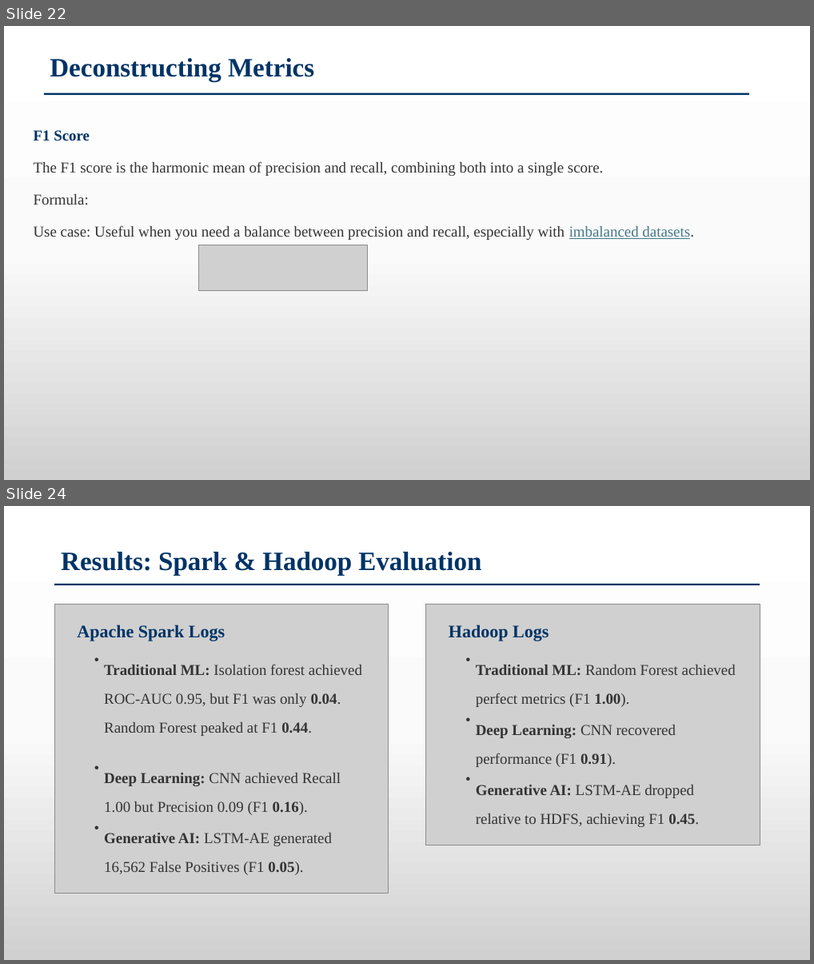
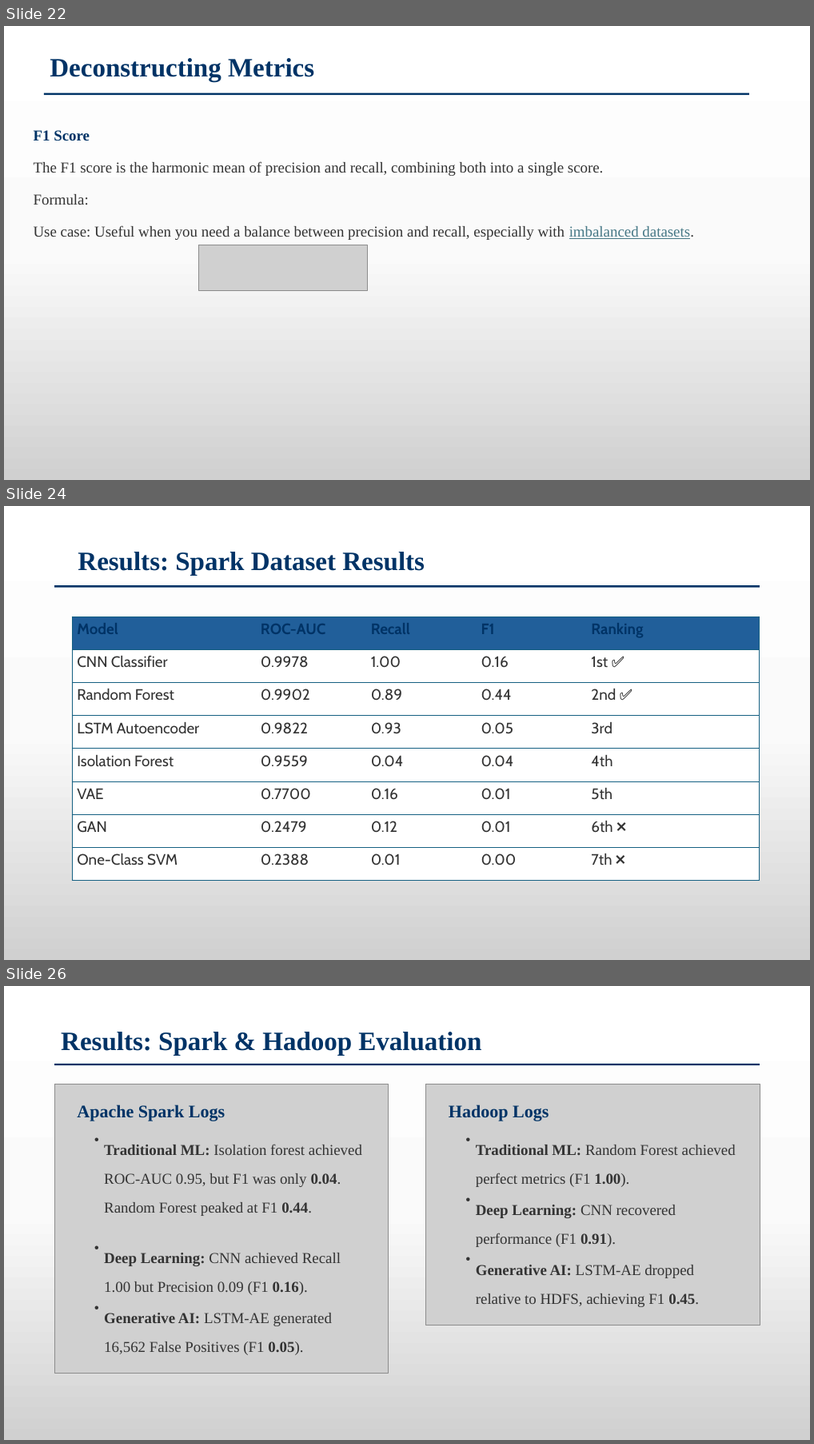
Before and after one commit to asadkhanofficial2341-beep/ASAD-thesis-files, a slide deck: docs/asad ppt thesis 21-10-2026.pptx. Shown one above the other, each under a label of ours: slides 22 and 24 before the commit, slides 22, 24 and 26 after it; the slides between them are not shown. The pictures are 814x964 and 814x1444 pixels, drawn with LibreOffice and Linux fonts; fonts in the diff are those of the drawing; grey boxes stand for pictures. Boxes give left, top, right and bottom in pixels: in the first picture for what was removed or moved away, otherwise in the second. Text is boxed around its words. In the diff, an @@ line names an element or a change of style, - is before the commit and + after.

```diff
--- a/docs/asad ppt thesis 21-10-2026.pptx
+++ b/docs/asad ppt thesis 21-10-2026.pptx
@@ slide 24 added at (4, 506, 810, 960), background gradient #FFFFFF to #FBFBFB to #D1D1D1 @@
@@ text added at (78, 552, 425, 576), 31.5 pt, text #003366, bold @@
+Results: Spark Dataset Results
@@ rectangle added at (54, 585, 760, 587), fill #003366 @@
@@ table added at (72, 616, 759, 880), 8 rows, 5 columns @@
+Model | ROC-AUC | Recall | F1 | Ranking
+CNN Classifier | 0.9978 | 1.00 | 0.16 | 1st ✅
+Random Forest | 0.9902 | 0.89 | 0.44 | 2nd ✅
+LSTM Autoencoder | 0.9822 | 0.93 | 0.05 | 3rd
+Isolation Forest | 0.9559 | 0.04 | 0.04 | 4th
+VAE | 0.7700 | 0.16 | 0.01 | 5th
+GAN | 0.2479 | 0.12 | 0.01 | 6th ❌
+One-Class SVM | 0.2388 | 0.01 | 0.00 | 7th ❌
@@ what was slide 24 is now slide 26 @@
```
Also in this commit, not shown: 1 slide changed, 1 other slide added, 2 other files.
